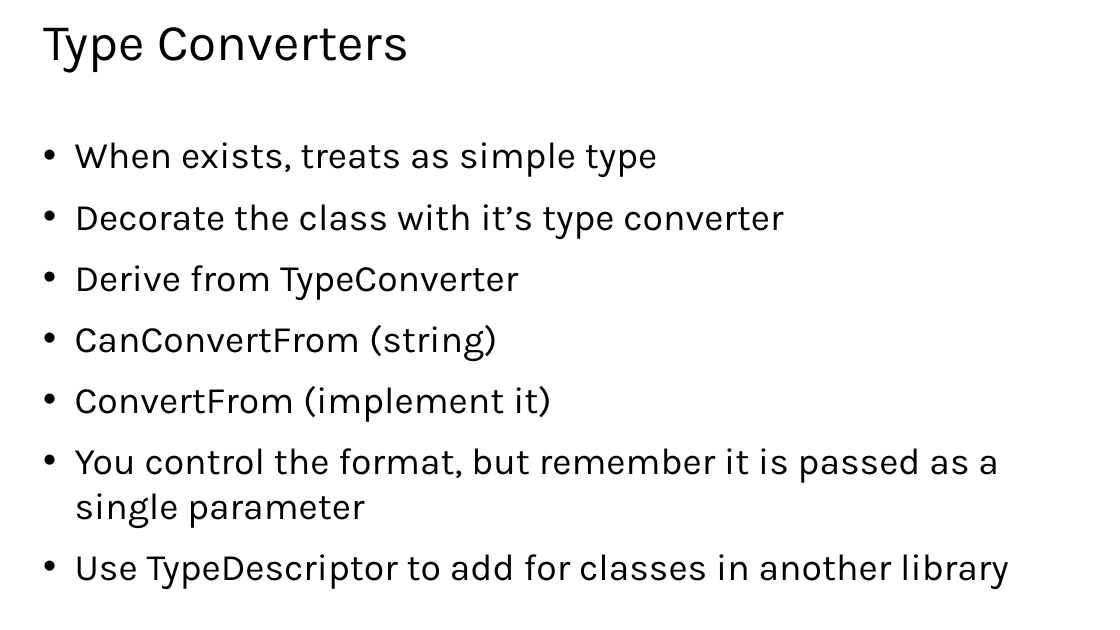
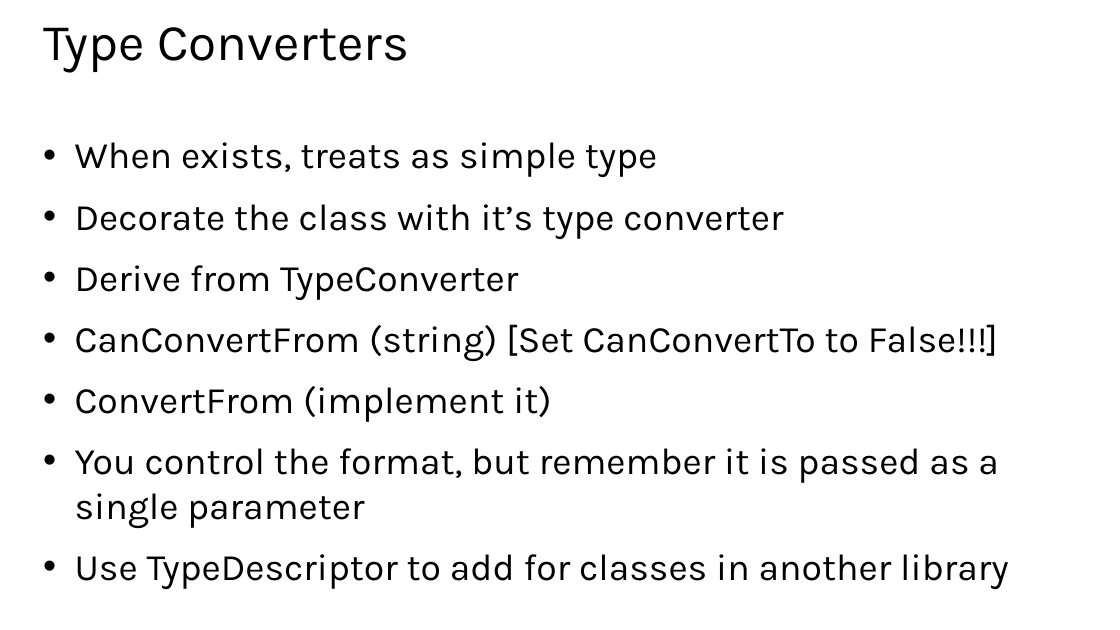
Before and after one commit to HydAu/GeekTrainer_WebAPI, a slide deck: slide 7 of Slides/Module 6 - Web API Advanced Design.pptx. Drawn at 1120x630 pixels with LibreOffice and Linux fonts; fonts in the diff are those of the drawing. Boxes give left, top, right and bottom in pixels: in the first picture for what was removed or moved away, otherwise in the second. Text is boxed around its words. In the diff, an @@ line names an element or a change of style, - is before the commit and + after.

Commit message:
Tweaks for deck and examples for Module 6

```diff
--- a/Slides/Module 6 - Web API Advanced Design.pptx
+++ b/Slides/Module 6 - Web API Advanced Design.pptx
@@ text at <box>75,324,998,362</box>: text changed @@
-• CanConvertFrom (string)
+• CanConvertFrom (string) [Set CanConvertTo to False!!!]
```
Also in this commit, not shown: 1 other file.
